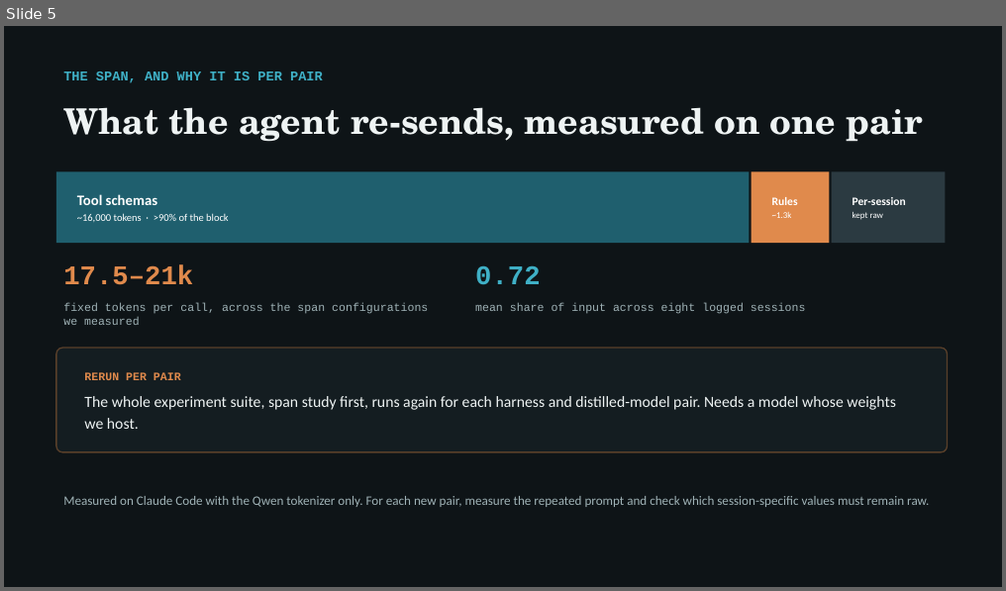
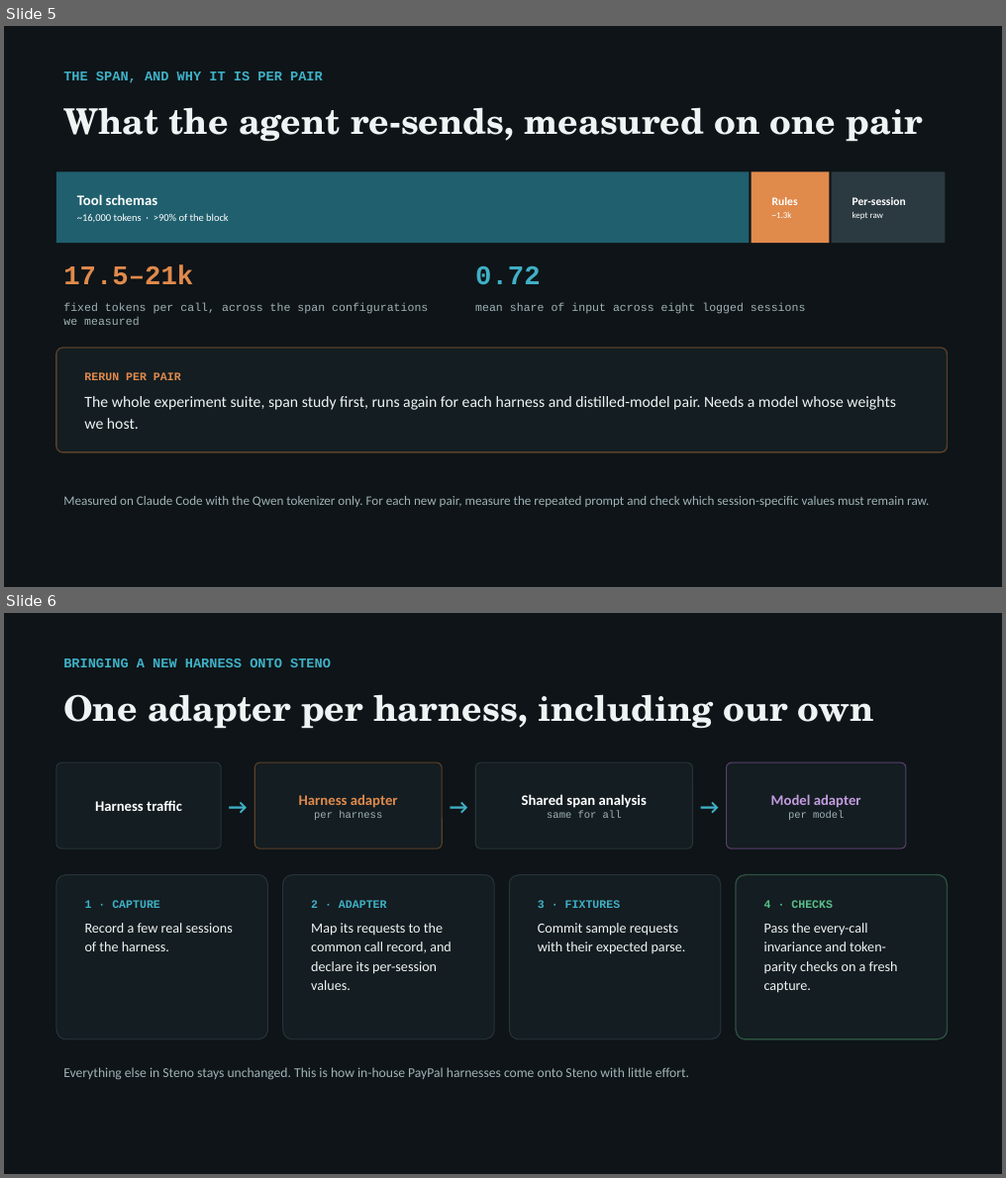
Before and after one commit to arunmenon/gisting-coding-agent, a slide deck: Gisting-CTO-deck.pptx. Shown one above the other, each under a label of ours: slide 5 before the commit, slides 5 and 6 after it. The pictures are 1006x591 and 1006x1178 pixels, drawn with LibreOffice and Linux fonts; fonts in the diff are those of the drawing. Boxes give left, top, right and bottom in pixels: in the first picture for what was removed or moved away, otherwise in the second. Text is boxed around its words. In the diff, an @@ line names an element or a change of style, - is before the commit and + after.

```diff
--- a/Gisting-CTO-deck.pptx
+++ b/Gisting-CTO-deck.pptx
@@ slide 6 added at (x1=4, y1=613, x2=1002, y2=1174), background #FFFFFF @@
@@ rectangle added at (x1=4, y1=613, x2=1002, y2=1174), fill #0E1417 @@
@@ text added at (x1=63, y1=659, x2=331, y2=667), 13 pt, text #3FB0C6, bold @@
+BRINGING A NEW HARNESS ONTO STENO
@@ text added at (x1=63, y1=694, x2=874, y2=729), 34 pt, text #EEF3F3, bold @@
+One adapter per harness, including our own
@@ rounded rectangle added at (x1=56, y1=762, x2=221, y2=849), fill #141D21, outline #25333A 1 pt @@
@@ text added at (x1=221, y1=762, x2=254, y2=849), 20 pt, text #3FB0C6, bold @@
+→
@@ rounded rectangle added at (x1=254, y1=762, x2=442, y2=849), fill #141D21, outline #5A402A 1 pt @@
@@ text added at (x1=442, y1=762, x2=475, y2=849), 20 pt, text #3FB0C6, bold @@
+→
@@ rounded rectangle added at (x1=475, y1=762, x2=693, y2=849), fill #141D21, outline #25333A 1 pt @@
@@ text added at (x1=693, y1=762, x2=727, y2=849), 20 pt, text #3FB0C6, bold @@
+→
@@ rounded rectangle added at (x1=727, y1=762, x2=906, y2=849), fill #141D21, outline #5A3F6E 1 pt @@
@@ text added at (x1=95, y1=800, x2=182, y2=811), 14 pt, text #FFFFFF, bold @@
+Harness traffic
@@ text added at (x1=299, y1=794, x2=398, y2=820), 14 pt, text #E08A4C, bold @@
+Harness adapter
+per harness
@@ text added at (x1=522, y1=794, x2=647, y2=818), 14 pt, text #FFFFFF, bold @@
+Shared span analysis
+same for all
@@ text added at (x1=771, y1=794, x2=861, y2=820), 14 pt, text #C39BE0, bold @@
+Model adapter
+per model
@@ rounded rectangle added at (x1=56, y1=875, x2=268, y2=1040), fill #141D21, outline #25333A 1 pt @@
@@ rounded rectangle added at (x1=283, y1=875, x2=495, y2=1040), fill #141D21, outline #25333A 1 pt @@
@@ rounded rectangle added at (x1=509, y1=875, x2=721, y2=1040), fill #141D21, outline #25333A 1 pt @@
@@ rounded rectangle added at (x1=737, y1=875, x2=948, y2=1040), fill #141D21, outline #2C5040 1.25 pt @@
@@ text added at (x1=85, y1=900, x2=233, y2=952), 13.5 pt, text #EEF3F3 @@
+1 · CAPTURE
+Record a few real sessions of the harness.
@@ text added at (x1=311, y1=900, x2=451, y2=990), 13.5 pt, text #EEF3F3 @@
+2 · ADAPTER
+Map its requests to the common call record, and declare its per-session values.
@@ text added at (x1=538, y1=900, x2=686, y2=955), 13.5 pt, text #EEF3F3 @@
+3 · FIXTURES
+Commit sample requests with their expected parse.
@@ text added at (x1=764, y1=900, x2=898, y2=993), 13.5 pt, text #EEF3F3 @@
+4 · CHECKS
+Pass the every-call invariance and token-parity checks on a fresh capture.
@@ text added at (x1=63, y1=1067, x2=689, y2=1080), 13 pt, text #9FB2B6 @@
+Everything else in Steno stays unchanged. This is how in-house PayPal harnesses come onto Steno with little effort.
```
Also in this commit, not shown: 2 slides changed, 4 other files.
